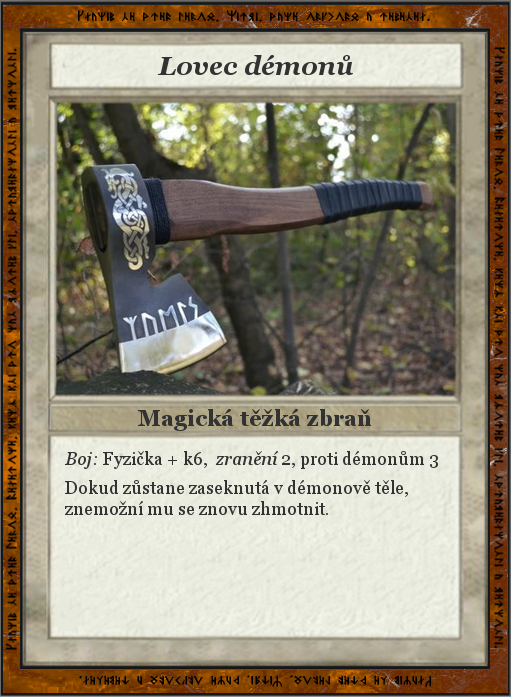
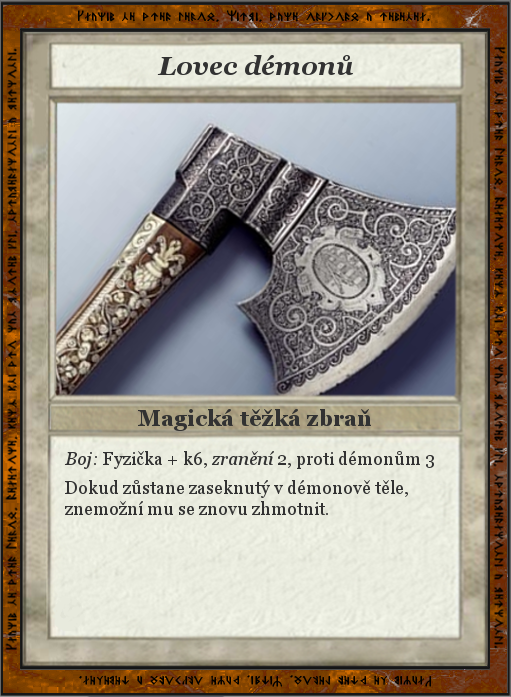
Layers edited between the first and the second (511, 697) image:
renamed "Boj: Fyzička + k6, zranění 2,..." to "Boj: Fyzička + k6, zranění 2, ...", painted on it over bbox(211, 451, 438, 498)
renamed "il_570xN.1685130109_dmfh_530x.png" to "b2e0c67816f8f89273fecf224f8925b2.jpg", painted on it over bbox(54, 101, 458, 697)
